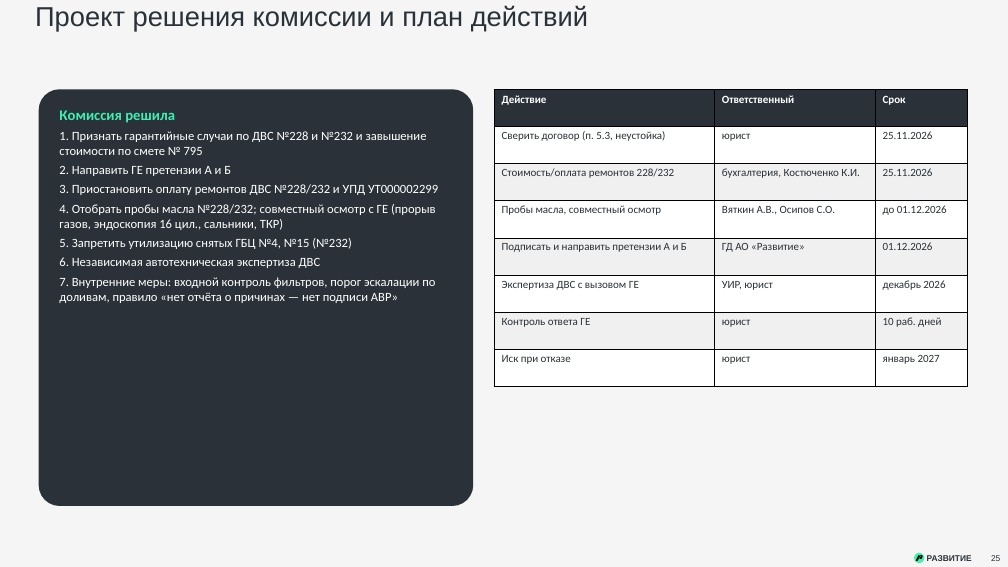
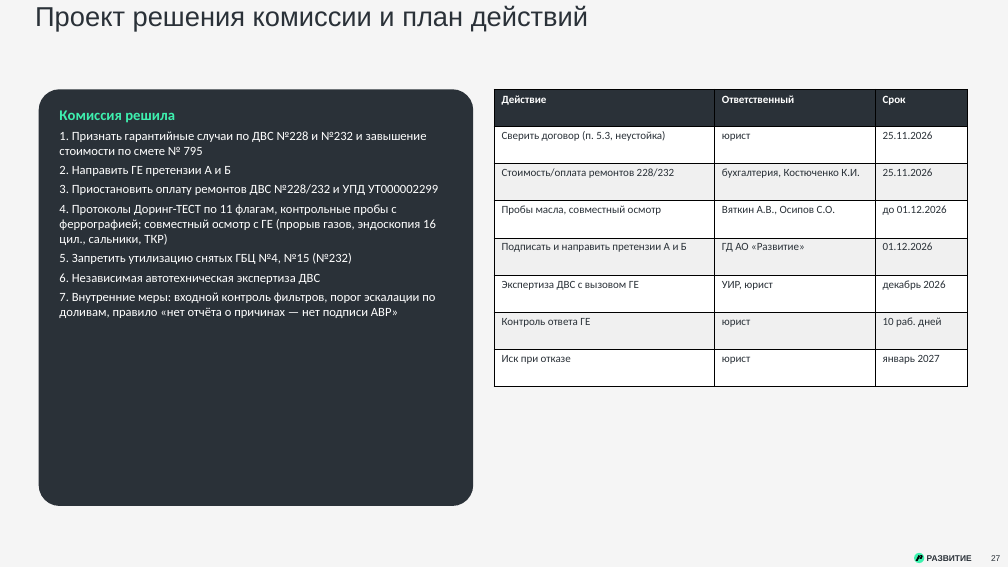
Before and after one commit to victorekuznetsov/Claim_-, a slide deck: slide 27 of Претензия ГЕ — ДВС NTE240/Презентация — претензия ГЕ по ДВС NTE240.pptx (slide 25 before the commit). Drawn at 1008x567 pixels with LibreOffice and Linux fonts; fonts in the diff are those of the drawing. Boxes give left, top, right and bottom in pixels: in the first picture for what was removed or moved away, otherwise in the second. Text is boxed around its words. In the diff, an @@ line names an element or a change of style, - is before the commit and + after.

```diff
--- a/Претензия ГЕ — ДВС NTE240/Презентация — претензия ГЕ по ДВС NTE240.pptx
+++ b/Претензия ГЕ — ДВС NTE240/Презентация — претензия ГЕ по ДВС NTE240.pptx
@@ text at (59, 204, 436, 245): text changed @@
-4. Отобрать пробы масла №228/232; совместный осмотр с ГЕ (прорыв газов, эндоскопия 16 цил., сальники, ТКР)
+4. Протоколы Доринг-ТЕСТ по 11 флагам, контрольные пробы с феррографией; совместный осмотр с ГЕ (прорыв газов, эндоскопия 16 цил., сальники, ТКР)
@@ page number at (991, 555, 1000, 561): text changed @@
-25
+27
```
Also in this commit, not shown: 6 other slides changed, 2 slides added, 3 other files.
